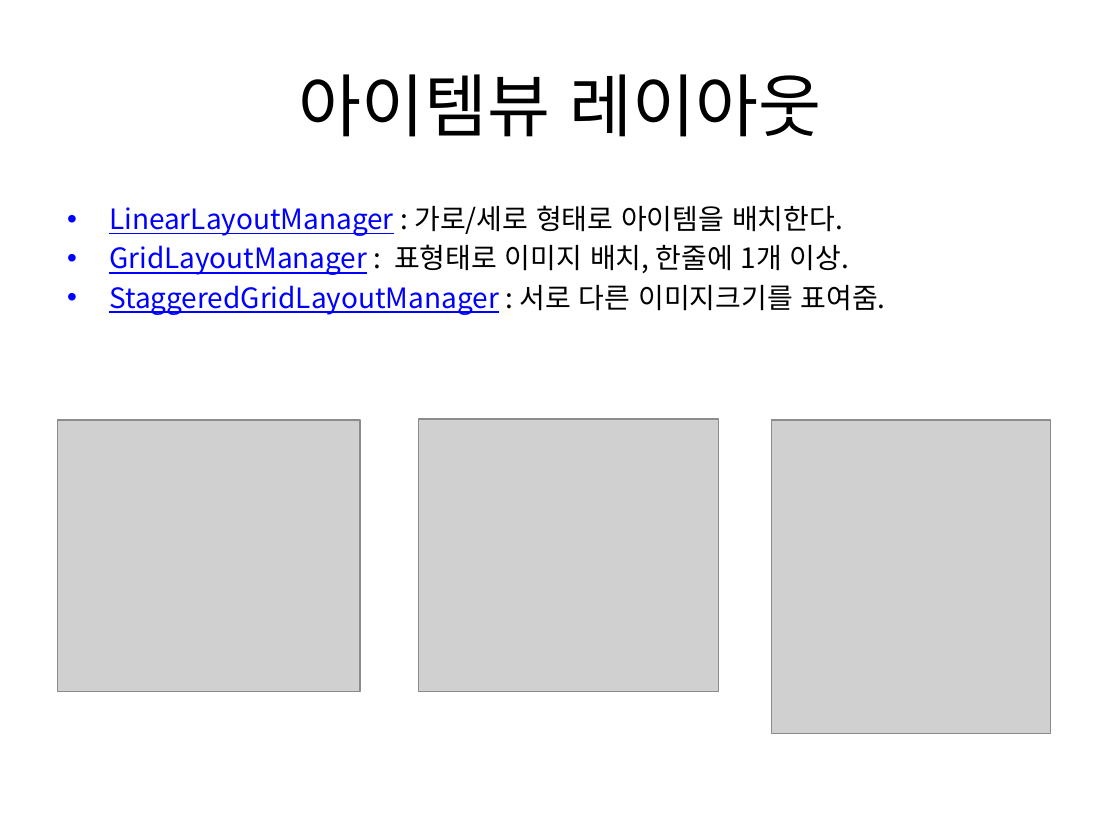
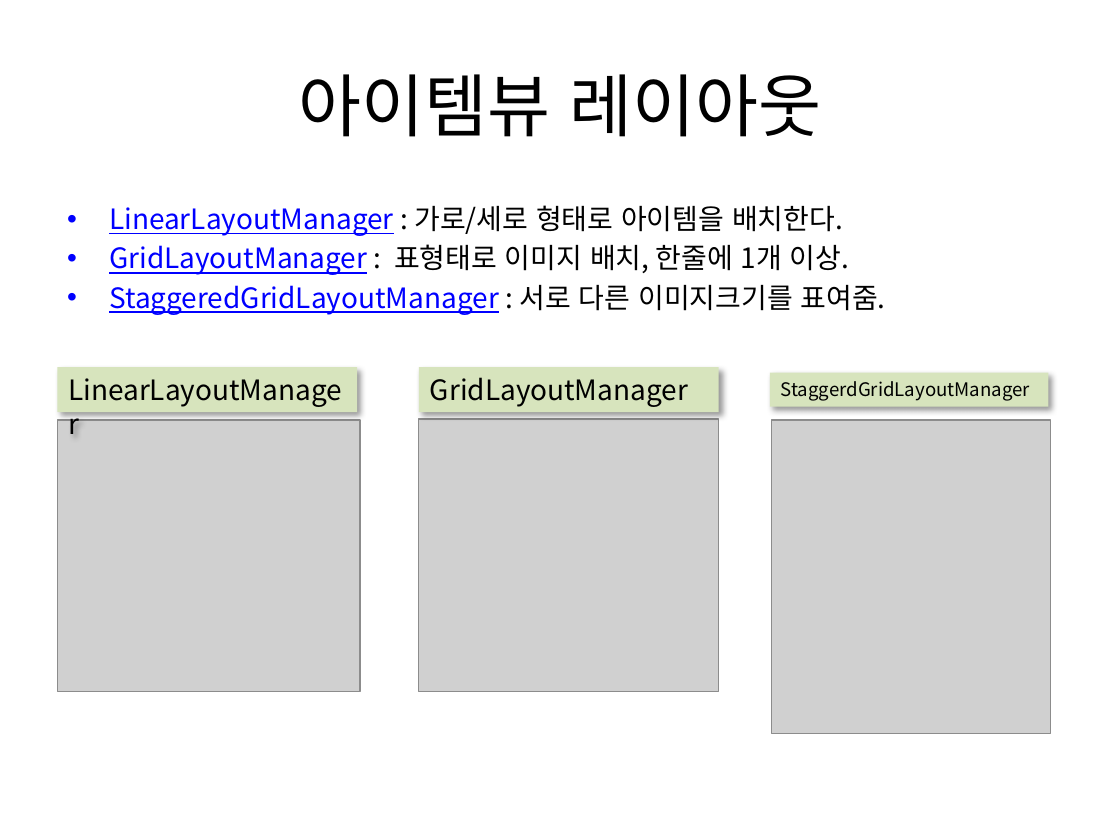
Before and after one commit to tuxxon/android_dev_lecture, a slide deck: slide 25 of 02.안드로이드 모바일 앱 개발-프론트엔드-안국환.pptx. Drawn at 1120x840 pixels with LibreOffice and Linux fonts; fonts in the diff are those of the drawing; grey boxes stand for pictures. Boxes give left, top, right and bottom in pixels: in the first picture for what was removed or moved away, otherwise in the second. Text is boxed around its words. In the diff, an @@ line names an element or a change of style, - is before the commit and + after.

```diff
--- a/02.안드로이드 모바일 앱 개발-프론트엔드-안국환.pptx
+++ b/02.안드로이드 모바일 앱 개발-프론트엔드-안국환.pptx
@@ rectangle added at (57,367,357,412), fill #D7E4BD, 18 pt, text #000000 @@
+LinearLayoutManager
@@ rectangle added at (419,367,719,412), fill #D7E4BD, 18 pt, text #000000 @@
+GridLayoutManager
@@ rectangle added at (769,373,1048,407), fill #D7E4BD, 12 pt, text #000000 @@
+StaggerdGridLayoutManager
```
Also in this commit, not shown: 2 other slides changed.
